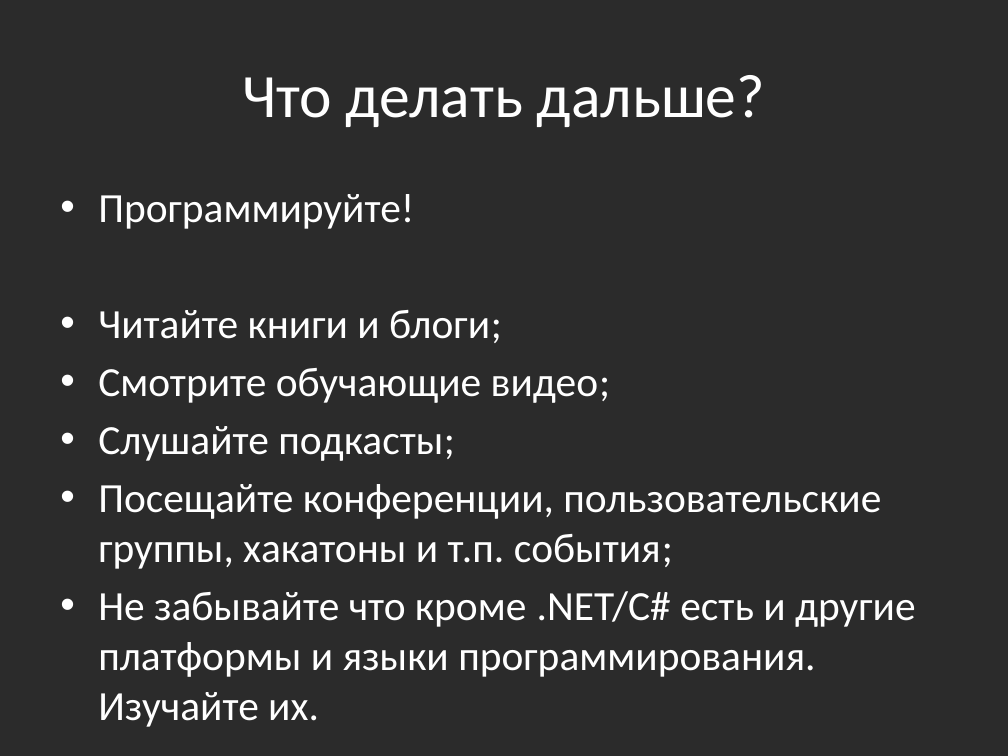
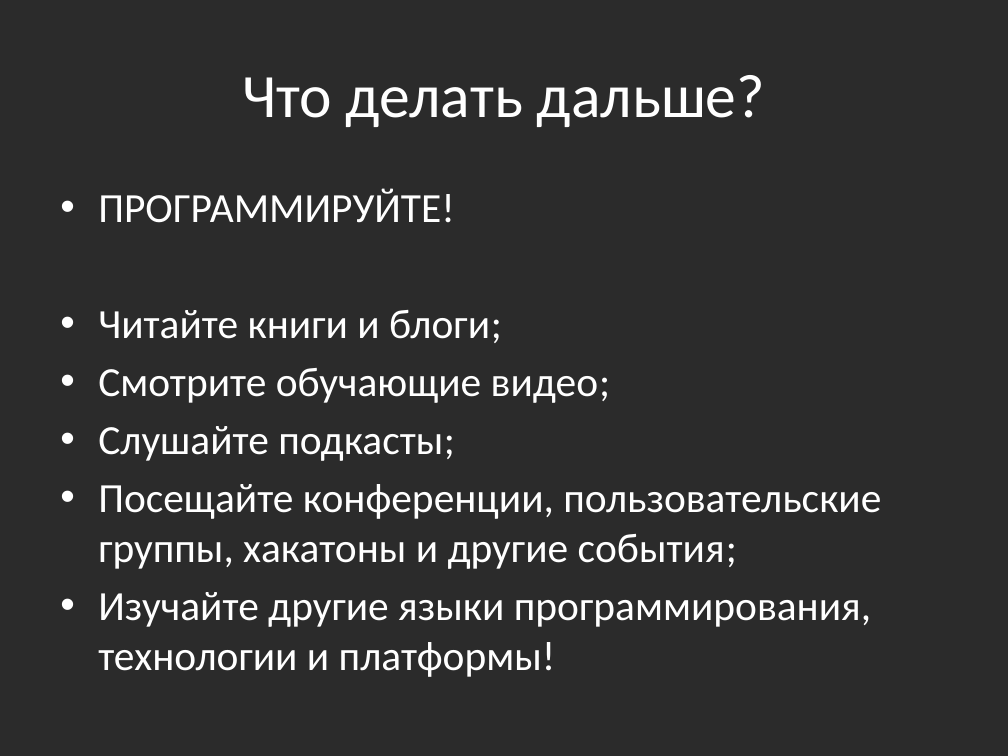
Before and after one commit to bazile/Training, a slide deck: slide 4 of Presentation/that-is-all-folks.pptx. Drawn at 1008x756 pixels with LibreOffice and Linux fonts; fonts in the diff are those of the drawing; background and template pictures are left out; a plain dark background stands for a picture behind light text. Boxes give left, top, right and bottom in pixels: in the first picture for what was removed or moved away, otherwise in the second. Text is boxed around its words. In the diff, an @@ line names an element or a change of style, - is before the commit and + after.

```diff
--- a/Presentation/that-is-all-folks.pptx
+++ b/Presentation/that-is-all-folks.pptx
@@ text at (98, 188, 455, 223): text changed @@
-• Программируйте!
+• ПРОГРАММИРУЙТЕ!
@@ text at (98, 484, 881, 677): text changed @@
-• Посещайте конференции, пользовательские группы, хакатоны и т.п. события;
-• Не забывайте что кроме .NET/C# есть и другие платформы и языки программирования. Изучайте их.
+• Посещайте конференции, пользовательские группы, хакатоны и другие события;
+• Изучайте другие языки программирования, технологии и платформы!
```
Also in this commit, not shown: 1 slide added, 2 other files.
